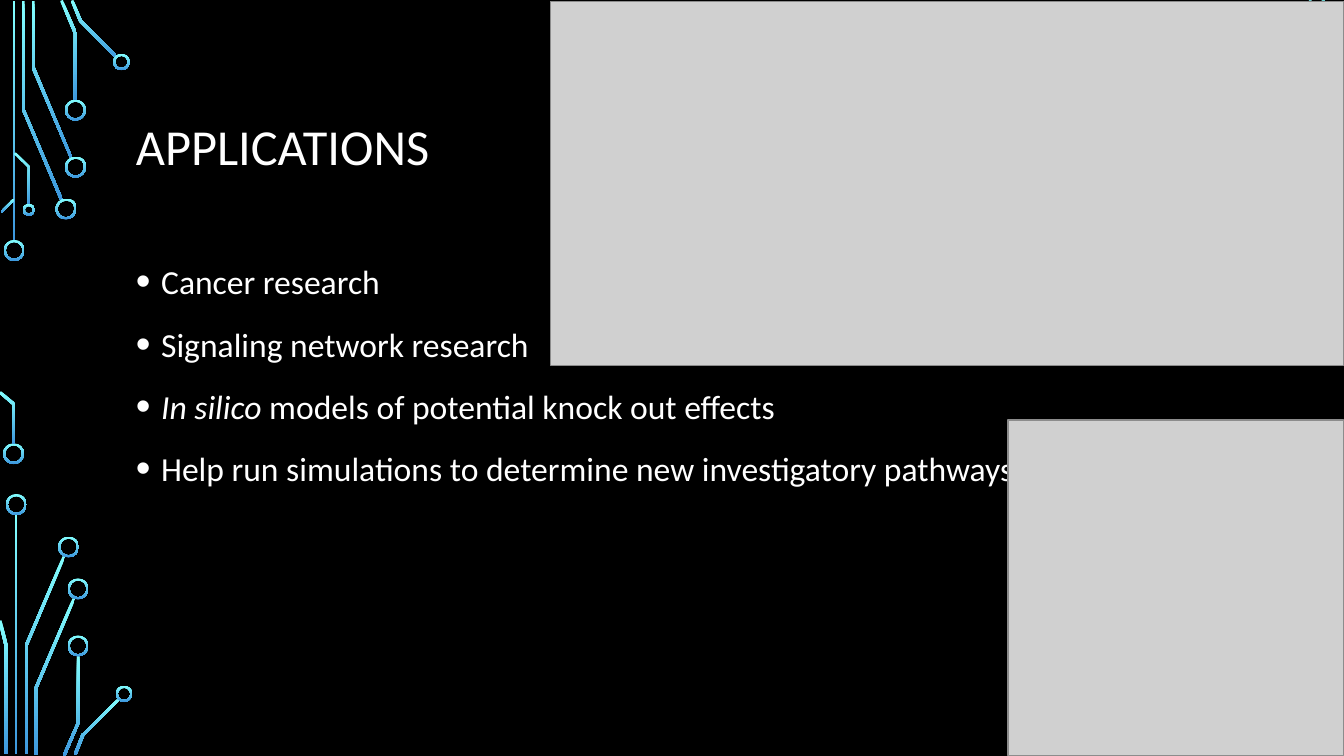
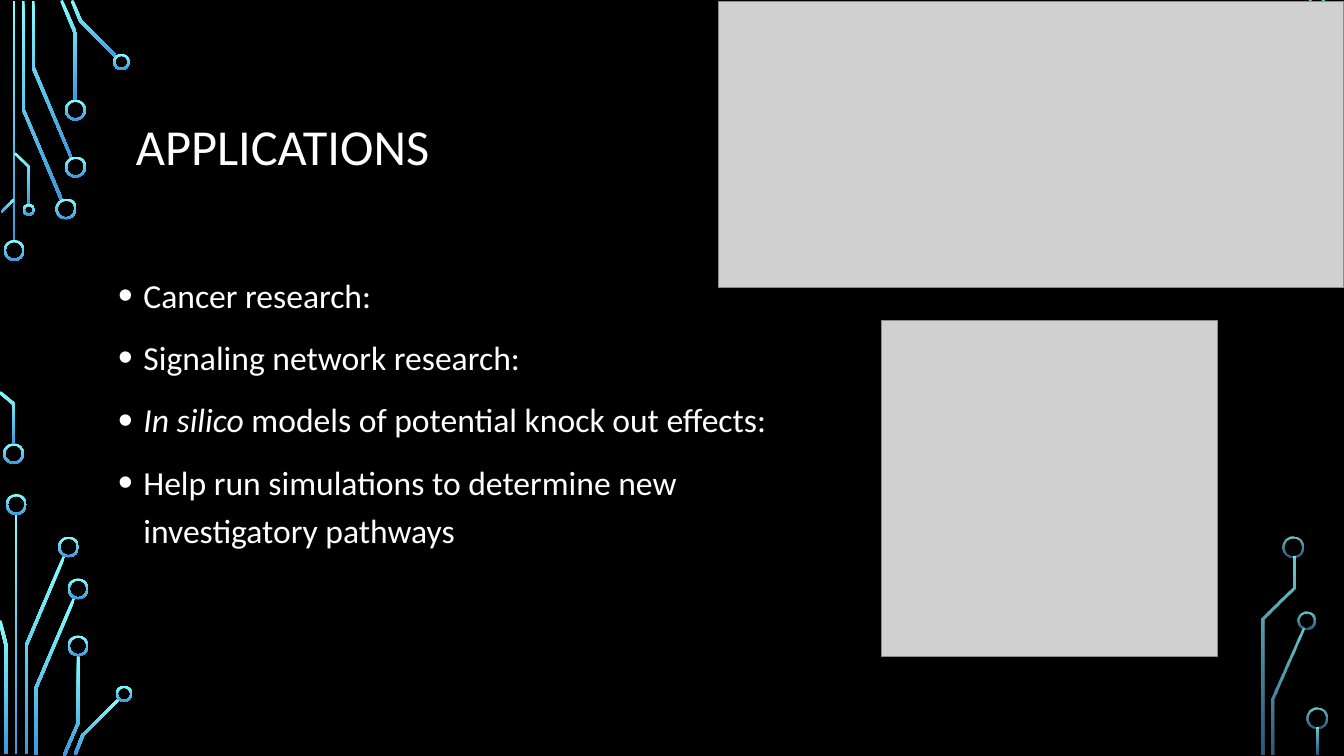
Before and after one commit to saleisha57/Bioinformatics_Final, a slide deck: slide 4 of Bioinformatics Project Slides_Better.pptx (slide 3 before the commit). Drawn at 1344x756 pixels with LibreOffice and Linux fonts; fonts in the diff are those of the drawing; grey boxes stand for pictures; background and template pictures are left out. Boxes give left, top, right and bottom in pixels: in the first picture for what was removed or moved away, otherwise in the second. Text is boxed around its words. In the diff, an @@ line names an element or a change of style, - is before the commit and + after.

Commit message:
slides

```diff
--- a/Bioinformatics Project Slides_Better.pptx
+++ b/Bioinformatics Project Slides_Better.pptx
@@ picture: place and size @@
-picture at [551, 1, 1344, 365]
+picture at [719, 1, 1344, 287]
@@ text "Cancer research:": place and size @@
-text "Cancer research:" at [161, 270, 1013, 490]
+text "Cancer research:" at [143, 284, 766, 549]
@@ text at [143, 284, 766, 438]: text changed @@
-• Cancer research
-• Signaling network research
-• In silico models of potential knock out effects
+• Cancer research:
+• Signaling network research:
+• In silico models of potential knock out effects:
@@ picture: place and size @@
-picture at [1008, 420, 1344, 756]
+picture at [882, 321, 1218, 656]
@@ freeform shape added at [1284, 536, 1305, 558], fill gradient #82FFFF to #3D97DE @@
@@ freeform shape added at [1299, 612, 1316, 629], fill gradient #82FFFF to #3D97DE @@
@@ freeform shape added at [1307, 708, 1328, 729], fill gradient #82FFFF to #3D97DE @@
```
Also in this commit, not shown: 3 other slides changed, 3 slides added, 1 slide removed.
